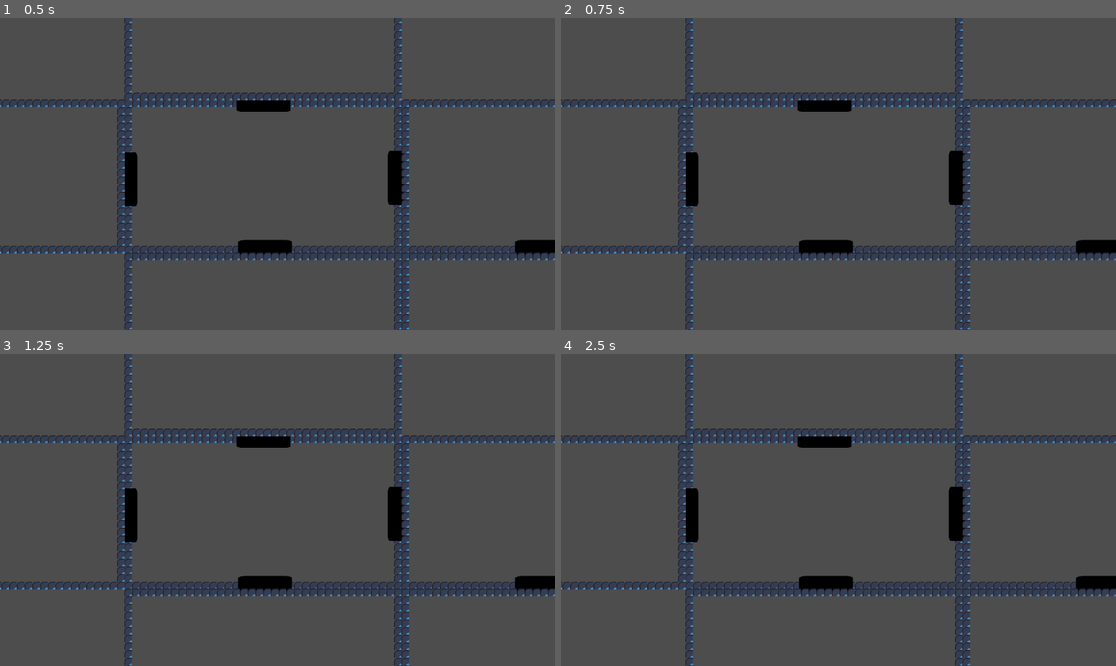
Above: before the commit, frames 1-4 (two rows, left to right).
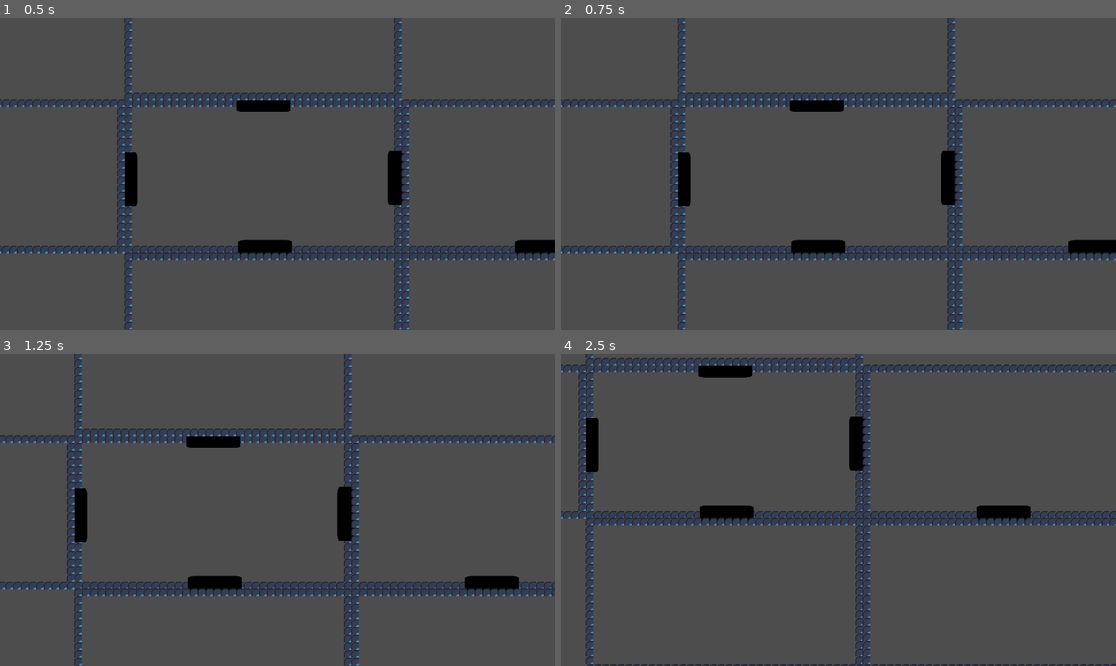
Above: after the commit, the same moments.

Repository: minigamerking/ImmuneSystemRogue-Like
Game: Godot game, scene res://Floor scenes/floor_template.tscn
Two runs of this game, one before a commit and one after it. Both use one fixed random seed, a clock stepped at 60 frames per second and the inputs below. The engine's default icon, where the game draws it, is replaced by a stand-in: a white triangle on a blue panel in a dark square.
Inputs:
- Up to frame 1 (0.5 s): no input
- Up to frame 2 (0.75 s): tap Enter at 0.5 s; hold D (right, bound only after the commit) from 0.53 s (still down)
- Up to frame 3 (1.25 s): keep holding D (right, bound only after the commit)
- Up to frame 4 (2.5 s): release D (right, bound only after the commit) at 1.28 s; hold S (down, bound only after the commit) 1.28-2.03 s; hold D (right, bound only after the commit) from 2.03 s (still down)

Frame 1 is identical in both runs. In frame 2, 3.2% of the frame differs, in the area x 2-96%, y 0-100%; in frame 3, 8.9%; in frame 4, 12%, in the area x 0-100%, y 0-100%.

Commit message:
Added Simple Camera Control
You can now use WASD or Arrow Keys to move the camera. Will be updated when a player is added to support moving with player

Diff:
--- a/Floor scenes/floor_template.tscn
+++ b/Floor scenes/floor_template.tscn
@@ -11,3 +11,4 @@
 [node name="Camera2D" type="Camera2D" parent="."]
 position = Vector2(636, 310)
 zoom = Vector2(0.5, 0.5)
+position_smoothing_enabled = true
--- a/Floor.gd
+++ b/Floor.gd
@@ -2,6 +2,8 @@
 var max_rooms = 5
 
 var num_of_rooms = 0
+
+@export var SPEED := 400
 
 @onready var f_1_starterroom = $f1_starterroom
 
@@ -13,4 +15,11 @@
 
 # Called every frame. 'delta' is the elapsed time since the previous frame.
 func _process(delta):
-	pass
+	if Input.is_action_pressed("down"):
+		$Camera2D.global_position.y += SPEED * delta
+	if Input.is_action_pressed("up"):
+		$Camera2D.global_position.y -= SPEED * delta
+	if Input.is_action_pressed("right"):
+		$Camera2D.global_position.x += SPEED * delta
+	if Input.is_action_pressed("left"):
+		$Camera2D.global_position.x -= SPEED * delta
--- a/project.godot
+++ b/project.godot
@@ -12,8 +12,35 @@
 
 config/name="Immune System Rogue-like"
 run/main_scene="res://Floor scenes/floor_template.tscn"
-config/features=PackedStringArray("4.2", "Forward Plus")
+config/features=PackedStringArray("4.3", "Forward Plus")
 config/icon="res://icon.svg"
+
+[input]
+
+up={
+"deadzone": 0.5,
+"events": [Object(InputEventKey,"resource_local_to_scene":false,"resource_name":"","device":-1,"window_id":0,"alt_pressed":false,"shift_pressed":false,"ctrl_pressed":false,"meta_pressed":false,"pressed":false,"keycode":0,"physical_keycode":87,"key_label":0,"unicode":119,"location":0,"echo":false,"script":null)
+, Object(InputEventKey,"resource_local_to_scene":false,"resource_name":"","device":-1,"window_id":0,"alt_pressed":false,"shift_pressed":false,"ctrl_pressed":false,"meta_pressed":false,"pressed":false,"keycode":0,"physical_keycode":4194320,"key_label":0,"unicode":0,"location":0,"echo":false,"script":null)
+]
+}
+down={
+"deadzone": 0.5,
+"events": [Object(InputEventKey,"resource_local_to_scene":false,"resource_name":"","device":-1,"window_id":0,"alt_pressed":false,"shift_pressed":false,"ctrl_pressed":false,"meta_pressed":false,"pressed":false,"keycode":0,"physical_keycode":83,"key_label":0,"unicode":115,"location":0,"echo":false,"script":null)
+, Object(InputEventKey,"resource_local_to_scene":false,"resource_name":"","device":-1,"window_id":0,"alt_pressed":false,"shift_pressed":false,"ctrl_pressed":false,"meta_pressed":false,"pressed":false,"keycode":0,"physical_keycode":4194322,"key_label":0,"unicode":0,"location":0,"echo":false,"script":null)
+]
+}
+left={
+"deadzone": 0.5,
+"events": [Object(InputEventKey,"resource_local_to_scene":false,"resource_name":"","device":-1,"window_id":0,"alt_pressed":false,"shift_pressed":false,"ctrl_pressed":false,"meta_pressed":false,"pressed":false,"keycode":0,"physical_keycode":65,"key_label":0,"unicode":97,"location":0,"echo":false,"script":null)
+, Object(InputEventKey,"resource_local_to_scene":false,"resource_name":"","device":-1,"window_id":0,"alt_pressed":false,"shift_pressed":false,"ctrl_pressed":false,"meta_pressed":false,"pressed":false,"keycode":0,"physical_keycode":4194319,"key_label":0,"unicode":0,"location":0,"echo":false,"script":null)
+]
+}
+right={
+"deadzone": 0.5,
+"events": [Object(InputEventKey,"resource_local_to_scene":false,"resource_name":"","device":-1,"window_id":0,"alt_pressed":false,"shift_pressed":false,"ctrl_pressed":false,"meta_pressed":false,"pressed":false,"keycode":0,"physical_keycode":68,"key_label":0,"unicode":100,"location":0,"echo":false,"script":null)
+, Object(InputEventKey,"resource_local_to_scene":false,"resource_name":"","device":-1,"window_id":0,"alt_pressed":false,"shift_pressed":false,"ctrl_pressed":false,"meta_pressed":false,"pressed":false,"keycode":0,"physical_keycode":4194321,"key_label":0,"unicode":0,"location":0,"echo":false,"script":null)
+]
+}
 
 [layer_names]
 
